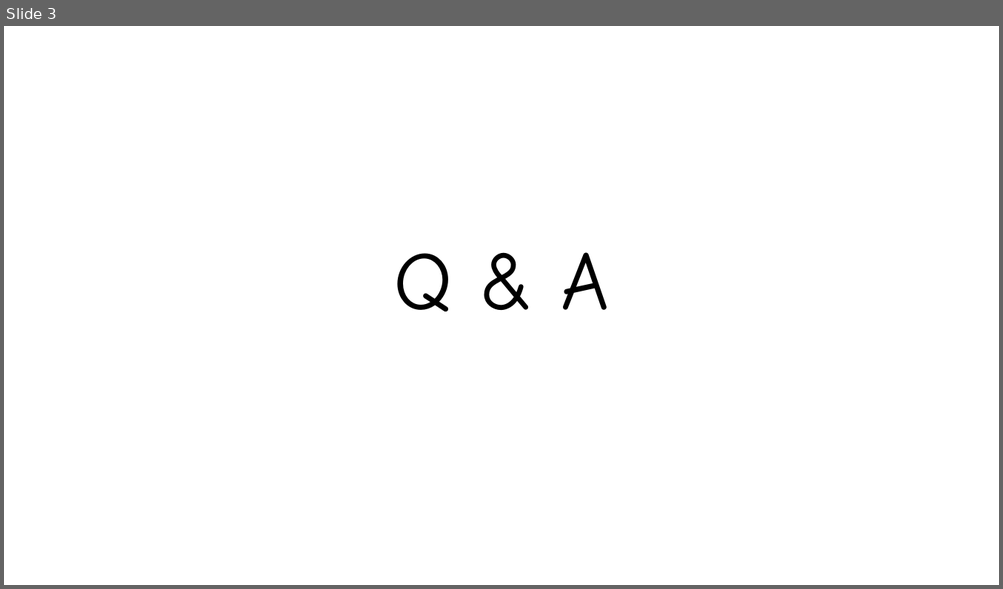
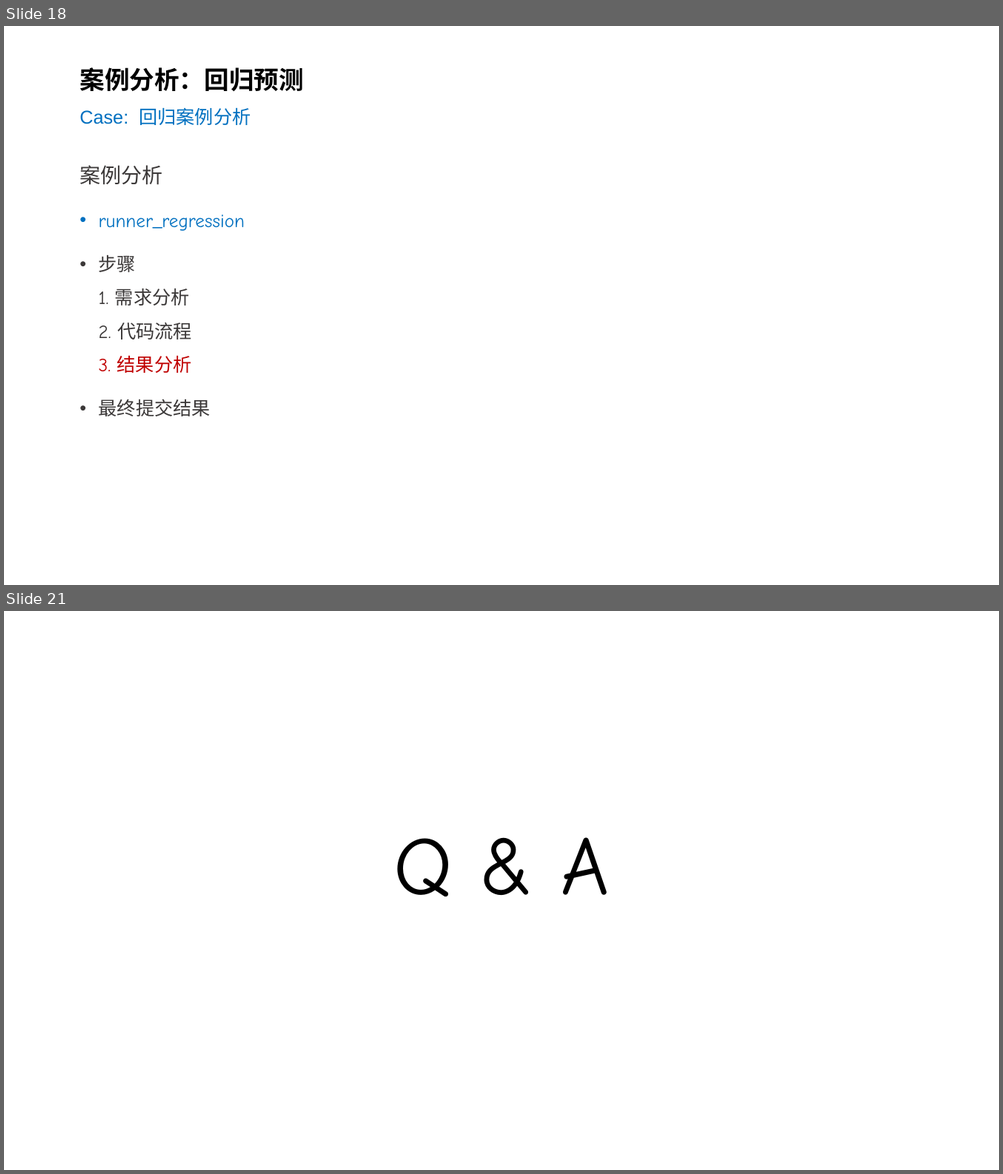
Before and after one commit to silentbalanceyh/cda-exam, a slide deck: ppt/05.回归.pptx. Shown one above the other, each under a label of ours: slide 3 before the commit, slides 18 and 21 after it; the slides between them are not shown. The pictures are 1003x589 and 1003x1174 pixels, drawn with LibreOffice and Linux fonts; fonts in the diff are those of the drawing; background and template pictures are left out. Boxes give left, top, right and bottom in pixels: in the first picture for what was removed or moved away, otherwise in the second. Text is boxed around its words. In the diff, an @@ line names an element or a change of style, - is before the commit and + after.

Commit message:
Regression

```diff
--- a/ppt/05.回归.pptx
+++ b/ppt/05.回归.pptx
@@ slide 18 added at <box>4,26,999,585</box>, background #FFFFFF @@
@@ title added at <box>79,67,303,125</box>, 18 pt, text #0070C0 @@
+案例分析：回归预测
+Case: 回归案例分析
@@ text added at <box>79,165,244,417</box>, 18 pt, text #3B3838 @@
+案例分析
+• runner_regression
+• 步骤
+  1. 需求分析
+  2. 代码流程
+  3. 结果分析
+• 最终提交结果
@@ what was slide 3 is now slide 21 @@
```
Also in this commit, not shown: 1 slide changed, 18 other slides added, 1 slide removed, 16 other files.
